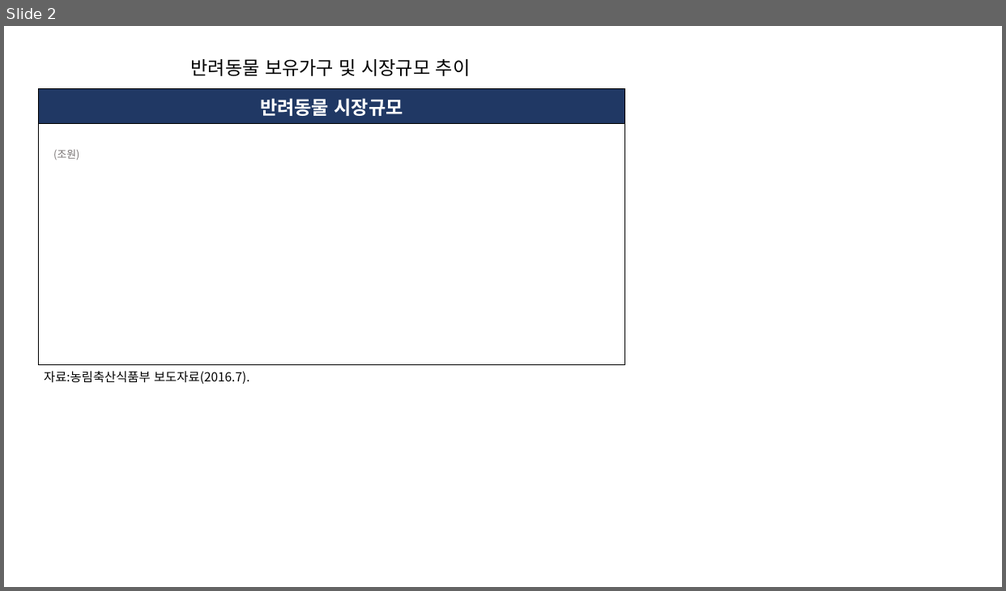
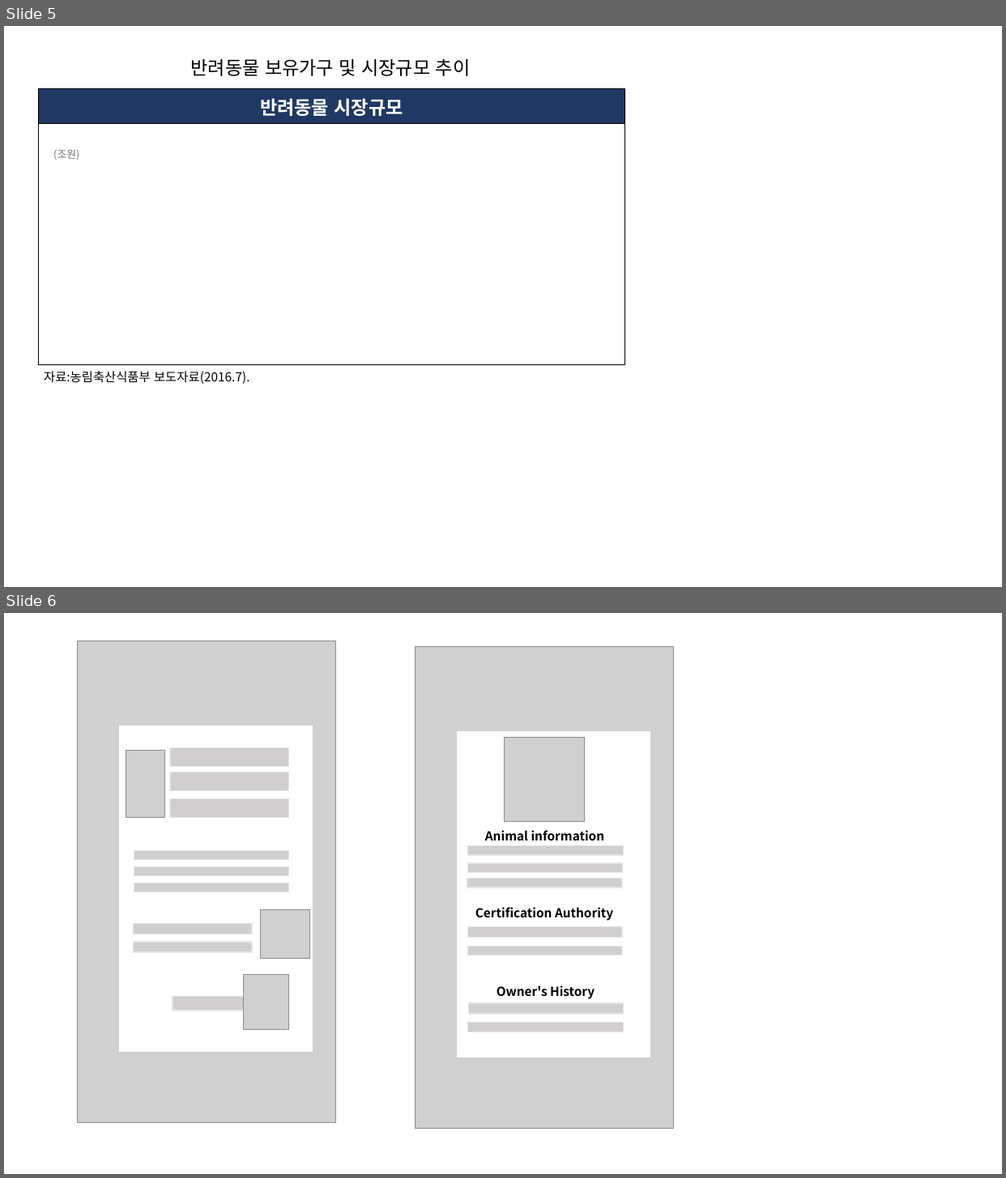
Before and after one commit to rndlr96/Line_Hakcerton, a slide deck: Line Hackerton picture.pptx. Shown one above the other, each under a label of ours: slide 2 before the commit, slides 5 and 6 after it. The pictures are 1006x591 and 1006x1178 pixels, drawn with LibreOffice and Linux fonts; fonts in the diff are those of the drawing; grey boxes stand for pictures. Boxes give left, top, right and bottom in pixels: in the first picture for what was removed or moved away, otherwise in the second. Text is boxed around its words. In the diff, an @@ line names an element or a change of style, - is before the commit and + after.

```diff
--- a/Line Hackerton picture.pptx
+++ b/Line Hackerton picture.pptx
@@ slide 6 added at (4, 613, 1002, 1174), background #FFFFFF @@
@@ group added at (415, 646, 673, 1129): 8 rectangles, 3 texts, 2 pictures @@
+Owner's History
+Certification Authority
+Animal information
@@ group added at (78, 641, 335, 1123): 10 rectangles, 4 pictures @@
@@ what was slide 2 is now slide 5 @@
```
Also in this commit, not shown: 1 slide changed, 3 other slides added.
